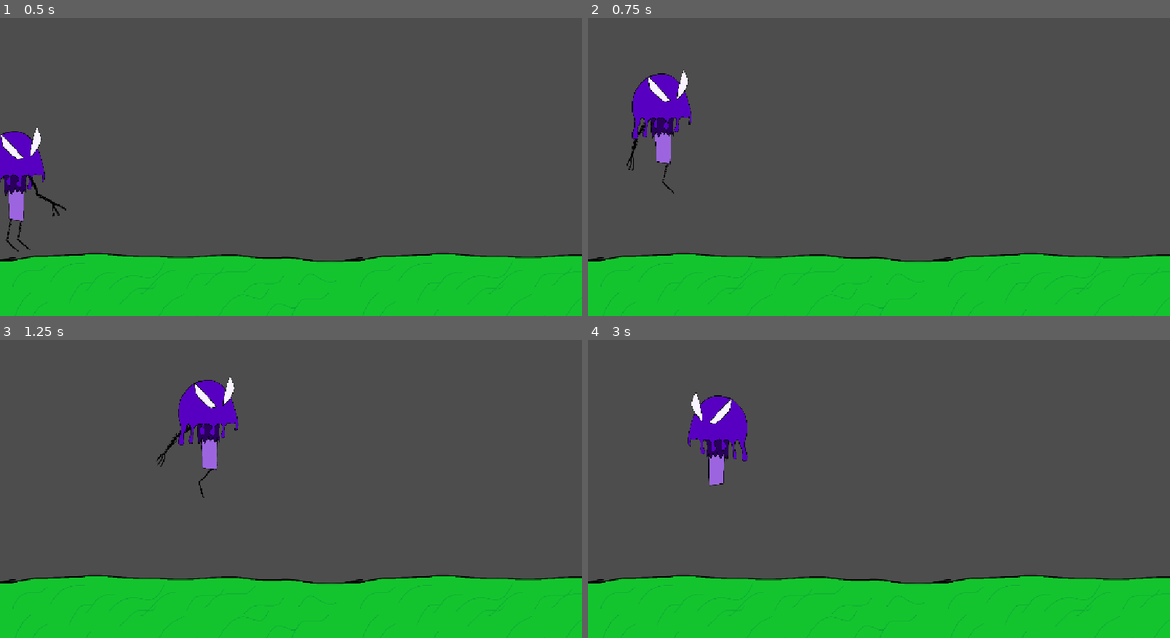
Above: before the commit, frames 1-4 (two rows, left to right).
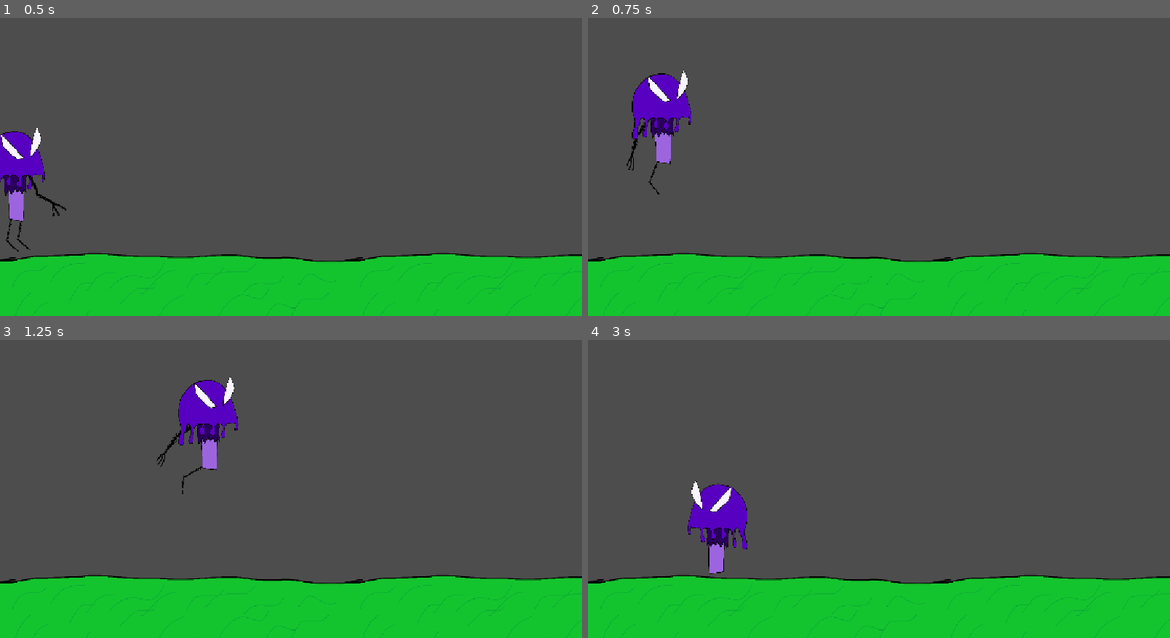
Above: after the commit, the same moments.

Repository: JRodLugo/KnightHacks2026
Game: Godot game, scene res://game.tscn
The game is run twice, just before and just after one commit, with the same random seed, the same clock (stepped at 60 frames per second) and the same inputs.
Inputs:
- Up to frame 1 (0.5 s): no input
- Up to frame 2 (0.75 s): hold D (right) from 0.53 s (still down); tap Space (jump) at 0.6 s
- Up to frame 3 (1.25 s): keep holding D (right); tap Space (jump) at 0.77, 1.07 s
- Up to frame 4 (3 s): tap Space (jump) at 1.35, 1.52, 1.82, 2.1, 2.85 s; release D (right) at 2.03 s; hold A (left) 2.03-2.78 s; hold D (right) from 2.78 s (still down)

Frame 1 is identical in both runs. In frame 2, less than 0.1% of the frame differs, in the area x 10-15%, y 48-60%; in frame 3, less than 0.1%; in frame 4, 3.8%, in the area x 17-28%, y 17-79%.

Commit message:
Update player.gd

Diff:
--- a/knight-hacks-2026-project/Player/player.gd
+++ b/knight-hacks-2026-project/Player/player.gd
@@ -7,7 +7,7 @@
 
 var canMoveLeft: bool = true
 var canMoveRight: bool = true
-var jumpCharges: int = 4
+var jumpCharges: int = 2
 
 func _input(event):
 	if event.is_action_pressed("left") and canMoveLeft:
